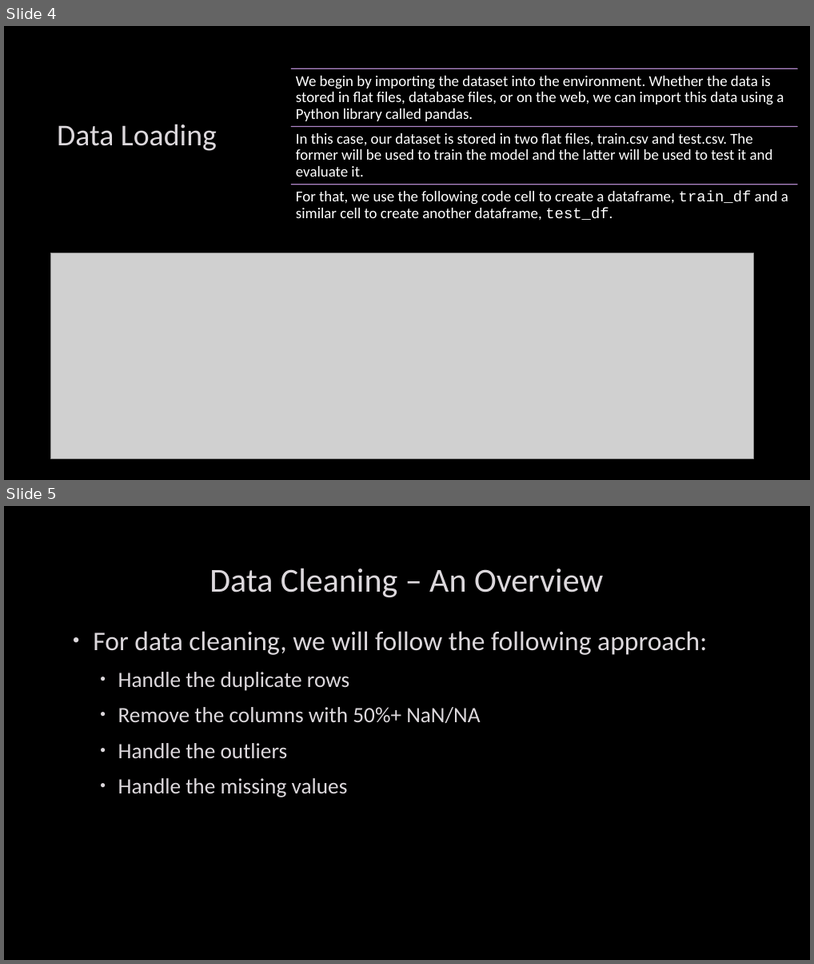
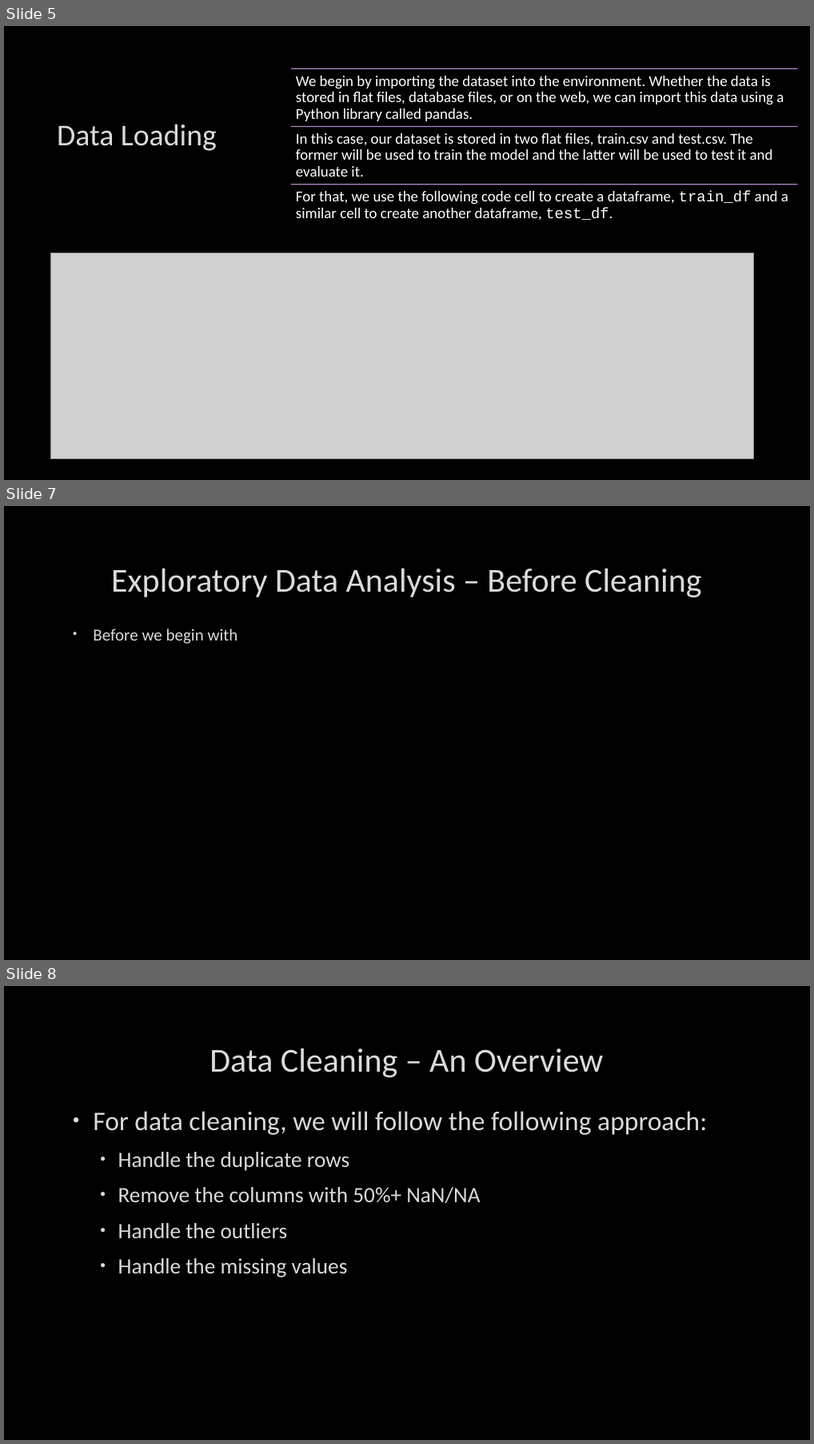
Before and after one commit to Moaaz-Mahmoud/Third-Year-Electrical-Testing-3A, a slide deck: class-3-data_analysis_and_ml/titanic/presentation.pptx. Shown one above the other, each under a label of ours: slides 4 and 5 before the commit, slides 5, 7 and 8 after it; the slides between them are not shown. The pictures are 814x964 and 814x1444 pixels, drawn with LibreOffice and Linux fonts; fonts in the diff are those of the drawing; grey boxes stand for pictures; background and template pictures are left out. Boxes give left, top, right and bottom in pixels: in the first picture for what was removed or moved away, otherwise in the second. Text is boxed around its words. In the diff, an @@ line names an element or a change of style, - is before the commit and + after.

```diff
--- a/class-3-data_analysis_and_ml/titanic/presentation.pptx
+++ b/class-3-data_analysis_and_ml/titanic/presentation.pptx
@@ slide 7 added at bbox=[4, 506, 810, 960], background picture (left out) @@
@@ title added at bbox=[111, 568, 702, 598], 40 pt, text #DCD8DC @@
+Exploratory Data Analysis – Before Cleaning
@@ text added at bbox=[93, 628, 238, 644], 20 pt, text #DCD8DC @@
+• Before we begin with
@@ what was slide 4 is now slide 5 @@
@@ what was slide 5 is now slide 8 @@
```
Also in this commit, not shown: 6 slides changed, 4 other slides added, 39 other files.
